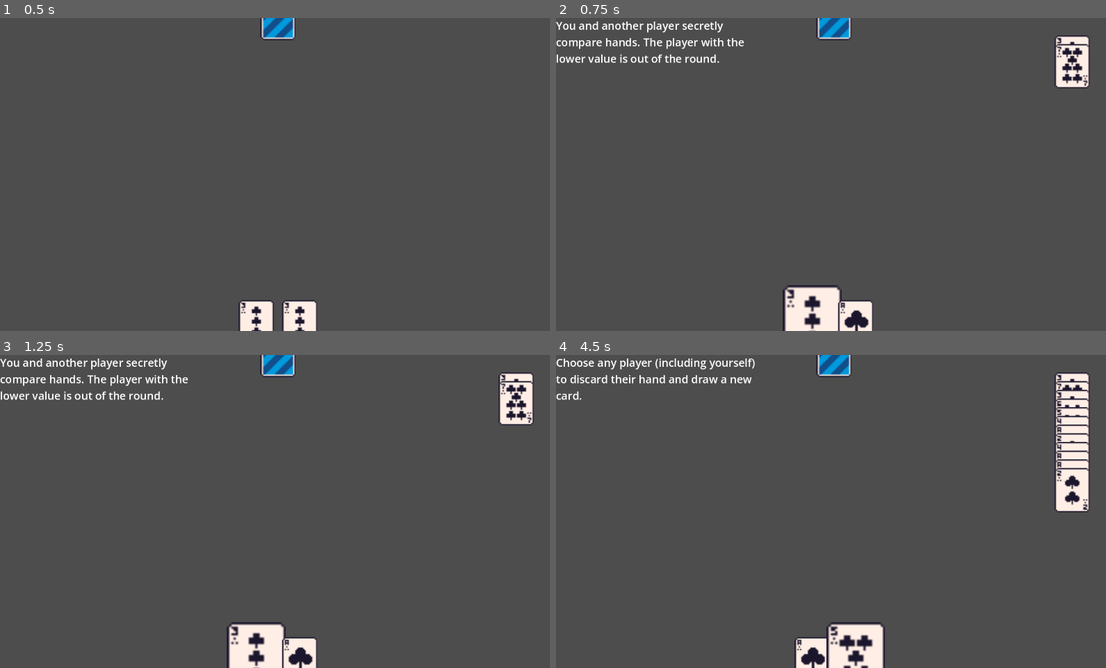
Above: before the commit, frames 1-4 (two rows, left to right).
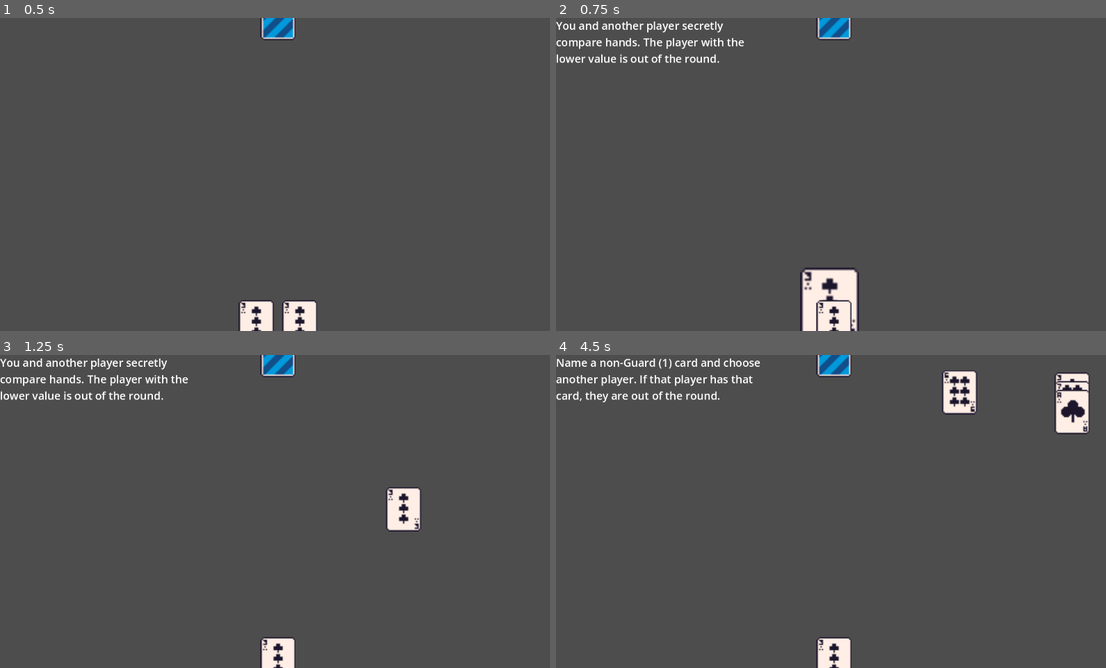
Above: after the commit, the same moments.

Repository: maxnovak/love-letter
Game: Godot game, scene res://table.tscn
Same seed, same stepped clock (60 frames per second), same inputs: the game is played once before the commit and once after it.
Inputs (mouse positions are in pixels of both pictures, inside the frame that each line leads up to):
- Up to frame 1 (0.5 s): no input
- Up to frame 2 (0.75 s): tap Enter at 0.5 s; move the mouse to (814, 321) at 0.52 s; click (814, 321) at 0.67 s
- Up to frame 3 (1.25 s): no input
- Up to frame 4 (4.5 s): click (814, 658) at 1.42 s; move the mouse to (858, 658) at 2.02 s; click (858, 658) at 2.17 s; click (858, 658) at 2.92 s; click (858, 658) at 3.67 s; click (858, 658) at 4.42 s

Frame 1 is identical in both runs. In frame 2, 3.1% of the frame differs, in the area x 41-98%, y 5-100%; in frame 3, 3.5%; in frame 4, 5.9%, in the area x 0-98%, y 1-100%.

Commit message:
Add animations to move the cards once they are played

Diff:
--- a/OpponentHand.gd
+++ /dev/null
@@ -1,7 +0,0 @@
-extends Node2D
-
-signal playCard
-
-func _process(delta):
-	if self.get_child_count() == 2:
-		playCard.emit(self.get_child(0))
--- a/Table.gd
+++ b/Table.gd
@@ -60,32 +60,35 @@
 	for card in $PlayersHand.get_children():
 		if card != cardToRemove:
 			card.position = Vector2(0,0)
-
-	cardToRemove.position = Vector2(0,turn*20)
-	$PlayersHand.remove_child(cardToRemove)
-	$PlayedCards.add_child(cardToRemove)
+	await animate_card_play(cardToRemove)
 
 	next_player()
 
 func next_player():
 	turn += 1
-	deal_card(turnOrder[turn % turnOrder.size()])
 
 func _process(delta):
 	var current_player = turnOrder[turn % turnOrder.size()]
 	if current_player.get_child_count() == 1:
 		deal_card(turnOrder[turn % turnOrder.size()])
+		if current_player != $PlayersHand:
+			var cards = current_player.get_children()
+			var playedCard = cards[0]
+			cards[1].position = Vector2(0,0)
 
-func _on_opponent_hand_play_card(playedCard):
-	var activeOpponent = turnOrder[turn % turnOrder.size()]
-	for card in activeOpponent.get_children():
-		if card != playedCard:
-			card.position = Vector2(0,0)
+			playedCard._set_visible(true)
+			await animate_card_play(playedCard)
+			next_player()
 
-	playedCard.position = Vector2(0,turn*20)
-	playedCard._set_visible(true)
 
-	activeOpponent.remove_child(playedCard)
-	$PlayedCards.add_child(playedCard)
-
-	next_player()
+func animate_card_play(card):
+	var position_end = $PlayedCards.get_global_position()
+	position_end.y += turn*20
+	var duration_in_seconds = 1.0
+	var tween = create_tween()
+	tween.tween_property(card, "global_position", position_end, duration_in_seconds)
+	tween.play()
+	await tween.finished # wait until move animation is complete
+	card.get_parent().remove_child(card)
+	$PlayedCards.add_child(card)
+	card.position = Vector2(0,turn*20) # reset local position after re-parenting
--- a/table.tscn
+++ b/table.tscn
@@ -1,8 +1,7 @@
-[gd_scene load_steps=5 format=3 uid="uid://bmae37f4bd0sv"]
+[gd_scene load_steps=4 format=3 uid="uid://bmae37f4bd0sv"]
 
 [ext_resource type="Script" path="res://Table.gd" id="1_p1sh2"]
 [ext_resource type="Script" path="res://PlayersHand.gd" id="2_rujo7"]
-[ext_resource type="Script" path="res://OpponentHand.gd" id="3_5t7tx"]
 [ext_resource type="Script" path="res://HUD.gd" id="3_dgabu"]
 
 [node name="Table" type="Node2D"]
@@ -14,7 +13,6 @@
 
 [node name="OpponentHand" type="Node2D" parent="."]
 position = Vector2(640, 0)
-script = ExtResource("3_5t7tx")
 
 [node name="HUD" type="CanvasLayer" parent="."]
 script = ExtResource("3_dgabu")
@@ -29,4 +27,3 @@
 position = Vector2(1188, 91)
 
 [connection signal="text" from="PlayersHand" to="HUD" method="_on_players_hand_text"]
-[connection signal="playCard" from="OpponentHand" to="." method="_on_opponent_hand_play_card"]
